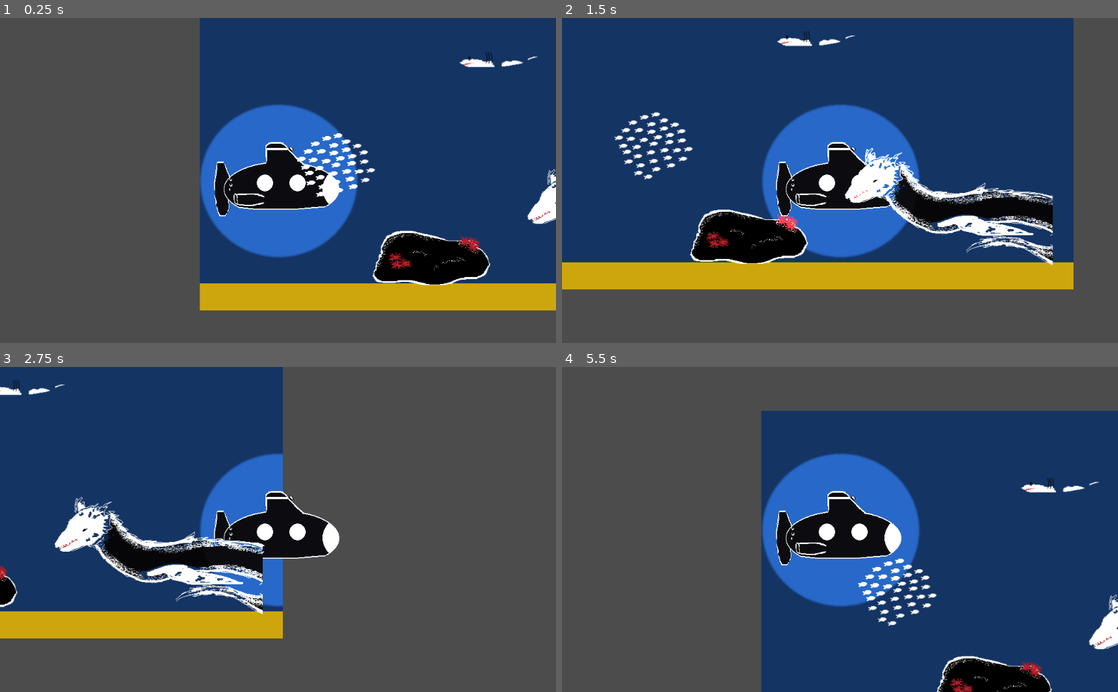
Above: before the commit, frames 1-4 (two rows, left to right).
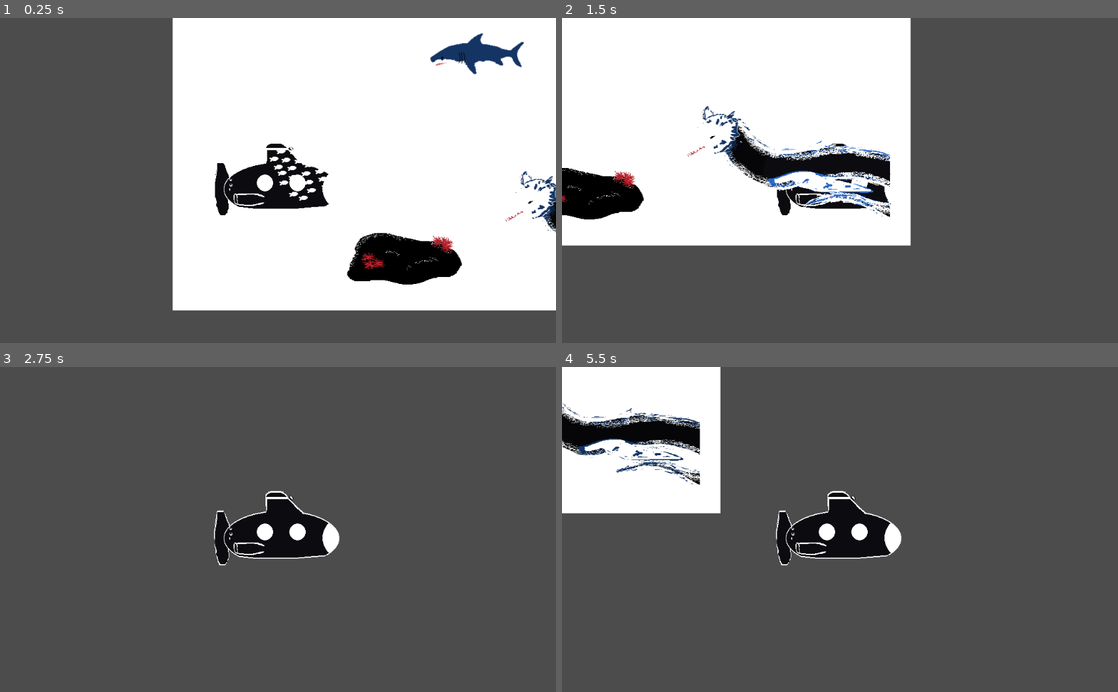
Above: after the commit, the same moments.

Repository: farmdogsdev/godot-jam
Game: Godot game, scene res://resources/Level.tscn
Two runs of this game, one before a commit and one after it. Both use one fixed random seed, a clock stepped at 60 frames per second and the inputs below.
Inputs:
- Up to frame 1 (0.25 s): no input
- Up to frame 2 (1.5 s): hold Right (ui_right) 0.53-1.28 s; hold Down (ui_down) from 1.28 s (still down)
- Up to frame 3 (2.75 s): release Down (ui_down) at 2.03 s; hold Right (ui_right) from 2.03 s (still down)
- Up to frame 4 (5.5 s): release Right (ui_right) at 2.78 s; hold Up (ui_up) 2.78-3.53 s; hold Left (ui_left) 3.53-5.03 s; hold Down (ui_down) from 5.03 s (still down)

The runs differ from the first frame. In frame 1, 57% of the frame differs, in the area x 31-100%, y 0-91%; in frame 2, 74%, in the area x 0-92%, y 0-84%; in frame 3, 41%; in frame 4, 65%.

Commit message:
Added a working scene

Diff:
--- a/ParallaxLevel.tscn
+++ b/ParallaxLevel.tscn
@@ -1,8 +1,14 @@
-[gd_scene format=2]
+[gd_scene load_steps=3 format=2]
+
+[ext_resource path="res://assets/graphics/background-water.png" type="Texture" id=1]
+[ext_resource path="res://resources/Sub.gd" type="Script" id=2]
 
 [node name="ParallaxBackground" type="ParallaxBackground"]
+script = ExtResource( 2 )
 
 [node name="ParallaxLayer" type="ParallaxLayer" parent="."]
 modulate = Color( 0.94902, 0.94902, 0.94902, 1 )
 
 [node name="Sprite" type="Sprite" parent="ParallaxLayer"]
+texture = ExtResource( 1 )
+centered = false
--- /dev/null
+++ b/TestScene.tscn
@@ -0,0 +1,29 @@
+[gd_scene load_steps=4 format=2]
+
+[ext_resource path="res://assets/graphics/background-water.png" type="Texture" id=1]
+[ext_resource path="res://resources/Sub.tscn" type="PackedScene" id=2]
+[ext_resource path="res://Rock.tscn" type="PackedScene" id=3]
+
+[node name="Node2D" type="Node2D"]
+
+[node name="ParallaxBackground" type="ParallaxBackground" parent="."]
+
+[node name="ParallaxLayer" type="ParallaxLayer" parent="ParallaxBackground"]
+motion_mirroring = Vector2( 1020, 0 )
+
+[node name="Sprite" type="Sprite" parent="ParallaxBackground/ParallaxLayer"]
+texture = ExtResource( 1 )
+centered = false
+
+[node name="KinematicBody2D" parent="." instance=ExtResource( 2 )]
+position = Vector2( 186, 372 )
+
+[node name="Camera2D" type="Camera2D" parent="KinematicBody2D"]
+position = Vector2( 39, -74 )
+current = true
+limit_left = 0
+limit_top = 0
+limit_bottom = 0
+
+[node name="Node2D" parent="." instance=ExtResource( 3 )]
+position = Vector2( 502, 517 )
--- a/resources/Level.tscn
+++ b/resources/Level.tscn
@@ -1,22 +1,15 @@
-[gd_scene load_steps=6 format=2]
+[gd_scene load_steps=7 format=2]
 
 [ext_resource path="res://resources/Sub.tscn" type="PackedScene" id=1]
 [ext_resource path="res://assets/graphics/leviathan.png" type="Texture" id=2]
 [ext_resource path="res://Rock.tscn" type="PackedScene" id=3]
 [ext_resource path="res://assets/graphics/shark.png" type="Texture" id=4]
 [ext_resource path="res://assets/graphics/school-of-fish.png" type="Texture" id=5]
+[ext_resource path="res://assets/graphics/background-water.png" type="Texture" id=6]
 
 [node name="Level" type="ColorRect"]
 anchor_right = 1.0
 anchor_bottom = 1.0
-color = Color( 0.0784314, 0.203922, 0.392157, 1 )
-
-[node name="Sand - Temp" type="ColorRect" parent="."]
-anchor_top = 1.0
-anchor_right = 1.0
-anchor_bottom = 1.0
-margin_top = -50.0
-color = Color( 0.803922, 0.65098, 0.054902, 1 )
 
 [node name="Sub" parent="." instance=ExtResource( 1 )]
 position = Vector2( 144, 360 )
@@ -43,3 +36,11 @@
 
 [node name="Rock" parent="." instance=ExtResource( 3 )]
 position = Vector2( 424, 495 )
+
+[node name="ParallaxBackground" type="ParallaxBackground" parent="."]
+
+[node name="ParallaxLayer" type="ParallaxLayer" parent="ParallaxBackground"]
+
+[node name="Sprite" type="Sprite" parent="ParallaxBackground/ParallaxLayer"]
+texture = ExtResource( 6 )
+centered = false
--- a/resources/Sub.gd
+++ b/resources/Sub.gd
@@ -29,6 +29,8 @@
 	_velocity.x = _horizontal_direction * speed
 	_velocity.y = _vertical_direction * speed
 
+	_velocity.x+=200
+
 	_velocity = move_and_slide(_velocity,UP_DIRECTION)
 
 
